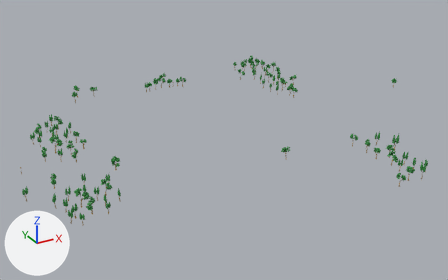
Before and after pictures for a commit that changed the FBX model Assets/Models/Level/trees.fbx.
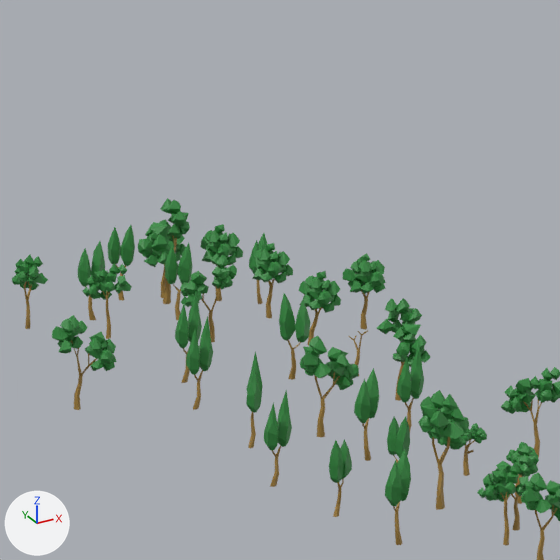
Old and new are each drawn whole from a 50 mm camera at (-14.46, -13.11, 5.24) aimed at (-8.4, -2.09, -0.27) and again close up on the part from 52% to 66% of the width and 12% to 35% of the height. Every picture has the same lights, and +X, +Y and +Z are marked at lower left. Where no turn or scale is listed for an object, it has been applied to the vertices.

The first close-up shows 'tree', 'tree104', 'tree105', 'tree106', 'tree112', 'tree113', 'tree116', 'tree2', 'tree3', 'tree41', 'tree43', 'tree6', 'tree70', 'tree74', 'tree98'.
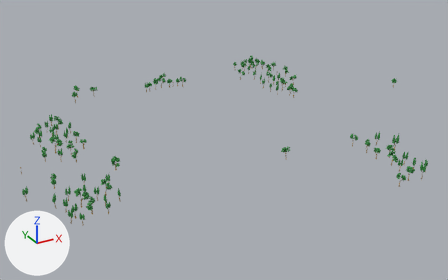
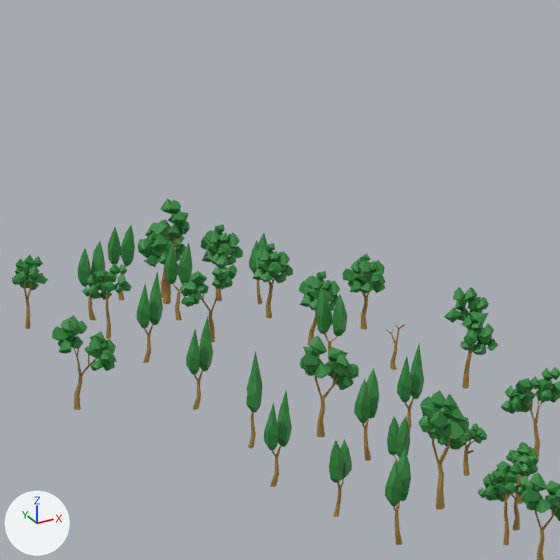
Diff of the bpy script that builds the scene:
```diff
--- a/Assets/Models/Level/trees.fbx.py
+++ b/Assets/Models/Level/trees.fbx.py
@@ ob_tree @@
 ob_tree = bpy.data.objects.new('tree', me_mesh_001)
-ob_tree.location = (-5.395, 0.602, 0.065)
+ob_tree.location = (-5.255, 0.602, 0.065)
@@ ob_tree106 @@
 ob_tree106 = bpy.data.objects.new('tree106', me_mesh_090)
-ob_tree106.location = (-5.583, 0.681, 0.133)
+ob_tree106.location = (-5.446, 0.681, 0.133)
@@ ob_tree113 @@
 ob_tree113 = bpy.data.objects.new('tree113', me_mesh_096)
-ob_tree113.location = (-5.891, 0.808, 0.127)
+ob_tree113.location = (-5.891, 1.044, 0.127)
@@ ob_tree116 @@
 ob_tree116 = bpy.data.objects.new('tree116', me_mesh_098)
-ob_tree116.location = (-5.396, 0.334, 0.133)
+ob_tree116.location = (-5.144, 0.334, 0.133)
```

Location of each change, [x1, y1, x2, y2] in pixels of the close-ups (560 x 560 px):
'tree116', moved
    before: [377, 298, 430, 401]
    after: [444, 287, 498, 389]
'tree106', moved
    before: [279, 293, 310, 380]
    after: [316, 287, 347, 362]
'tree113', moved
    before: [175, 291, 202, 383]
    after: [137, 271, 163, 363]
'tree', moved
    before: [349, 330, 368, 376]
    after: [387, 324, 405, 370]
